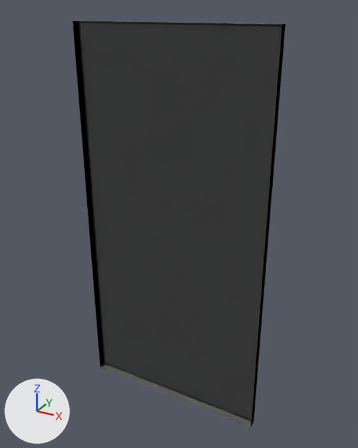
The Blender file assets/models/props/signage.blend, before and after one commit.
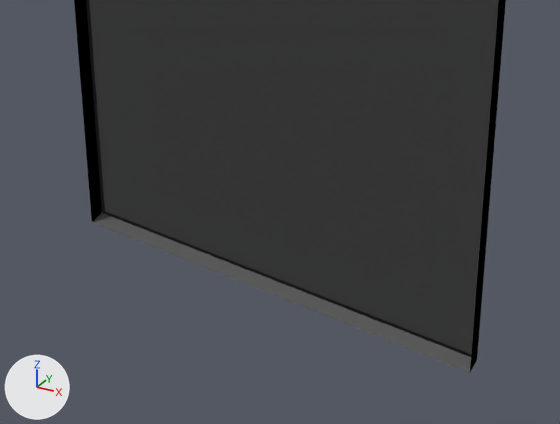
Each version appears first whole from a 50 mm camera at (1.69, -2.9, 1.59) aimed at (0.04, 0.1, 0.09), and next in a close-up on the part from 18% to 80% of the width and 62% to 100% of the height. The axes (+X, +Y, +Z) are drawn at lower left. The lights are the same throughout.

Script lines for the objects in view, before the commit:
```python
me_signage_num00 = bpy.data.meshes.new('signage_num00')
me_signage_num00.from_pydata(...)  # 108 vertices, 51 faces; spans x -48.0..48.0, y 0.0..4.0, z -96.0..96.0
# faces by material slot: [4, 4, 16, 8, 15, 4]
me_signage_num00.materials.append(mat_newsignage_back02)  # its picture is missing
me_signage_num00.materials.append(mat_awe_total_copy_1)  # its picture is missing
me_signage_num00.materials.append(mat_awe_total)  # its picture is missing
me_signage_num00.materials.append(mat_awe_total_copy_0)  # its picture is missing
me_signage_num00.materials.append(mat_vertex_color_decal)
me_signage_num00.materials.append(mat_awe_total_copy_2)  # its picture is missing
ob_signage_num00 = bpy.data.objects.new('signage_num00', me_signage_num00)
ob_signage_num00.location = (0.0, 0.0, 0.0)
ob_signage_num00.scale = (0.0156, 0.0156, 0.0156)
```
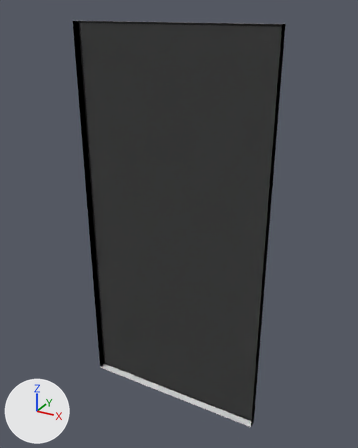
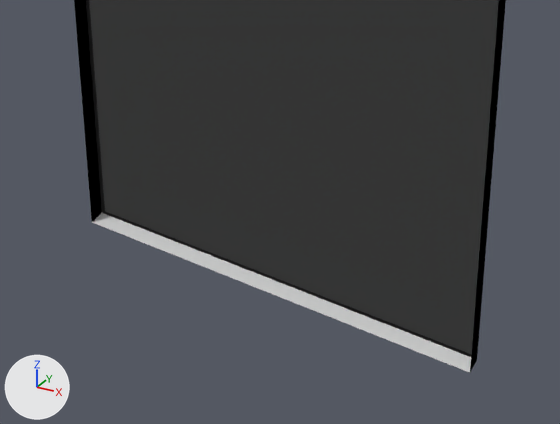
The edits, one by one:
Material 'vertex_color' (mat_vertex_color) is new.
Its base color is (0.8, 0.8, 0.8) (white #e7e7e7).
me_signage_num00 is used by ob_signage_num00; location (0.0, 0.0, 0.0); scale (0.0156, 0.0156, 0.0156).
me_signage_num00 had 108 vertices, 51 faces and spanned x -48.0..48.0, y 0.0..4.0, z -96.0..96.0.
me_signage_num00 now has 102 vertices, 49 faces and spans x -48.0..48.0, y 0.0..4.0, z -96.0..96.0.
me_signage_num00 part 1: 3 faces spanning x -48.0..48.0, y 0.0..4.0, z -96.0..96.0 switch from mat_vertex_color_decal to mat_vertex_color (white #e7e7e7).

Boxes [x1, y1, x2, y2] around the edits, measured in the close-ups (560 x 424 px):
part 1 of me_signage_num00, recoloured
    both: [91, 210, 475, 373]
